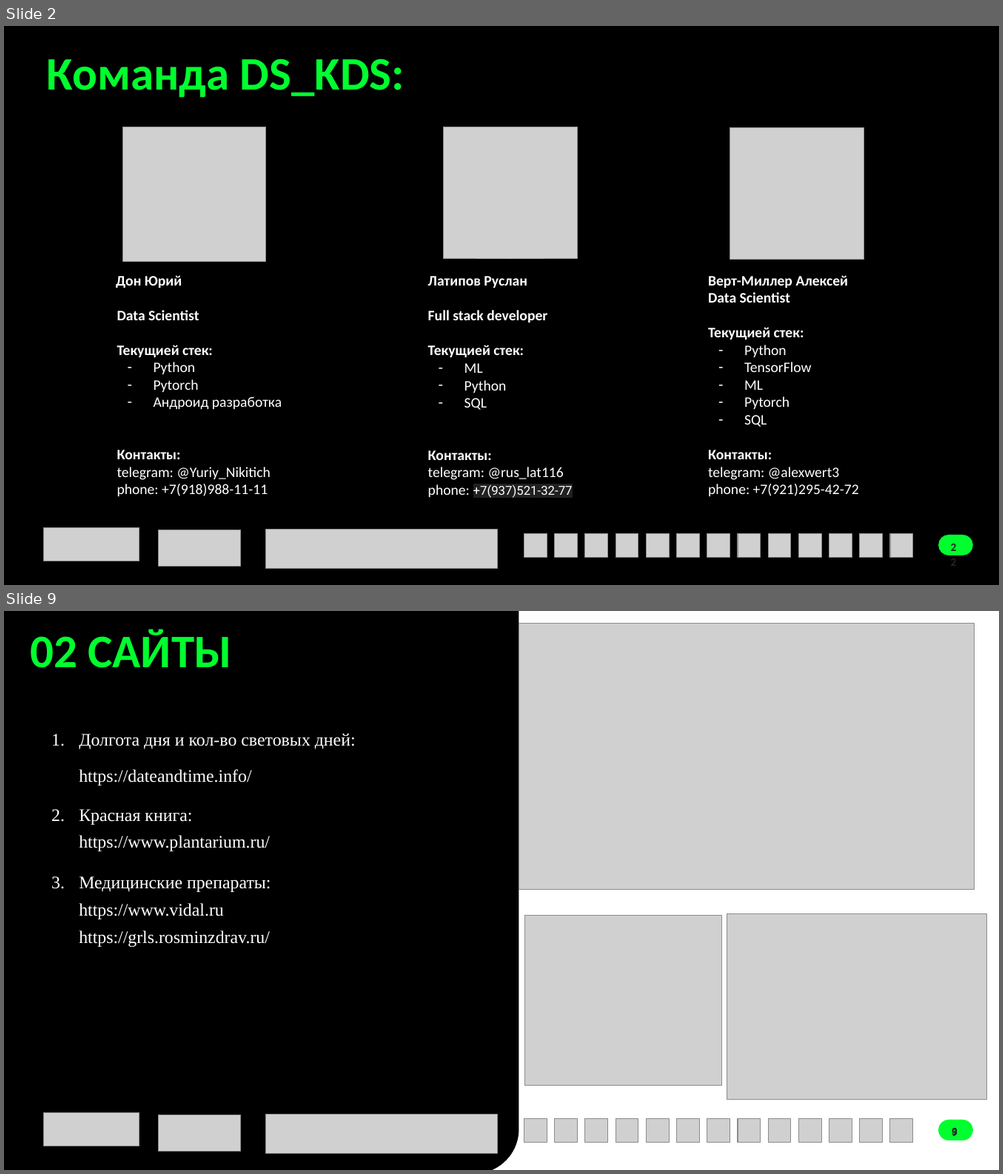
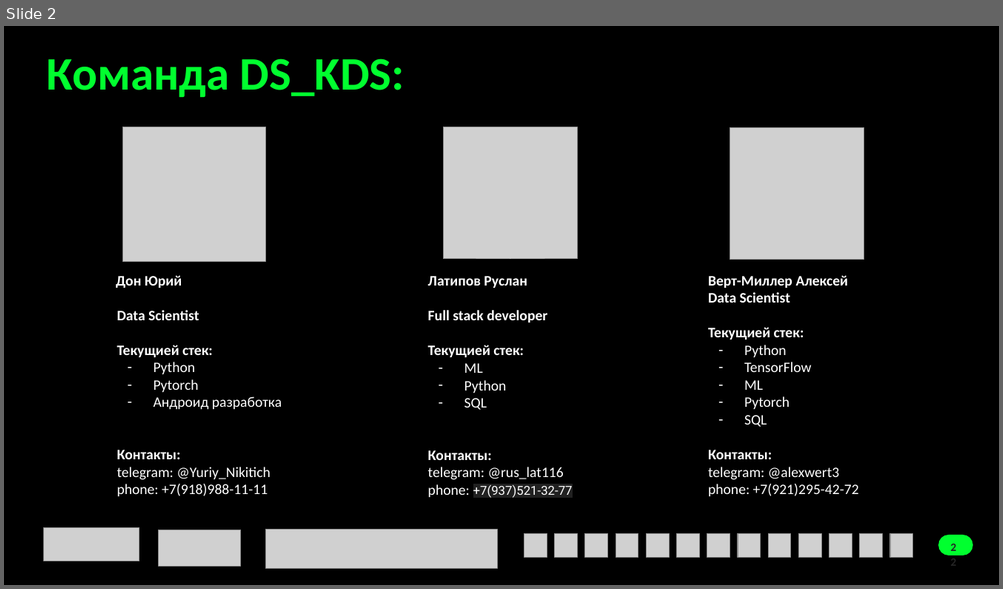
Before and after one commit to RuslanLat/sochi, a slide deck: presentation.pptx. Shown one above the other, each under a label of ours: slides 2 and 9 before the commit, slide 2 after it; the slides between them are not shown. The pictures are 1003x1174 and 1003x589 pixels, drawn with LibreOffice and Linux fonts; fonts in the diff are those of the drawing; grey boxes stand for pictures. Boxes give left, top, right and bottom in pixels: in the first picture for what was removed or moved away, otherwise in the second. Text is boxed around its words. In the diff, an @@ line names an element or a change of style, - is before the commit and + after.

```diff
--- a/presentation.pptx
+++ b/presentation.pptx
@@ slide 9 removed at (4,611,999,1170), background #FFFFFF @@
@@ freeform shape removed at (4,611,519,1170) @@
@@ title removed at (31,629,232,668) @@
-02 САЙТЫ
@@ picture removed at (519,624,974,890) @@
@@ text removed at (79,733,356,947) @@
-1. Долгота дня и кол-во световых дней:
-https://dateandtime.info/
-1. Красная книга:
-https://www.plantarium.ru/
-1. Медицинские препараты:
-https://www.vidal.ru
-https://grls.rosminzdrav.ru/
@@ picture removed at (525,915,722,1085) @@
@@ picture removed at (727,914,987,1100) @@
@@ freeform shape removed at (938,1120,973,1141) @@
@@ group removed at (44,1113,973,1153): 16 pictures, 1 freeform shape @@
@@ text removed at (951,1128,957,1136) @@
-3
@@ page number removed at (951,1128,957,1136) @@
-9
```
Also in this commit, not shown: 6 slides changed, 1 slide added, 1 other slide removed, 9 other files.
